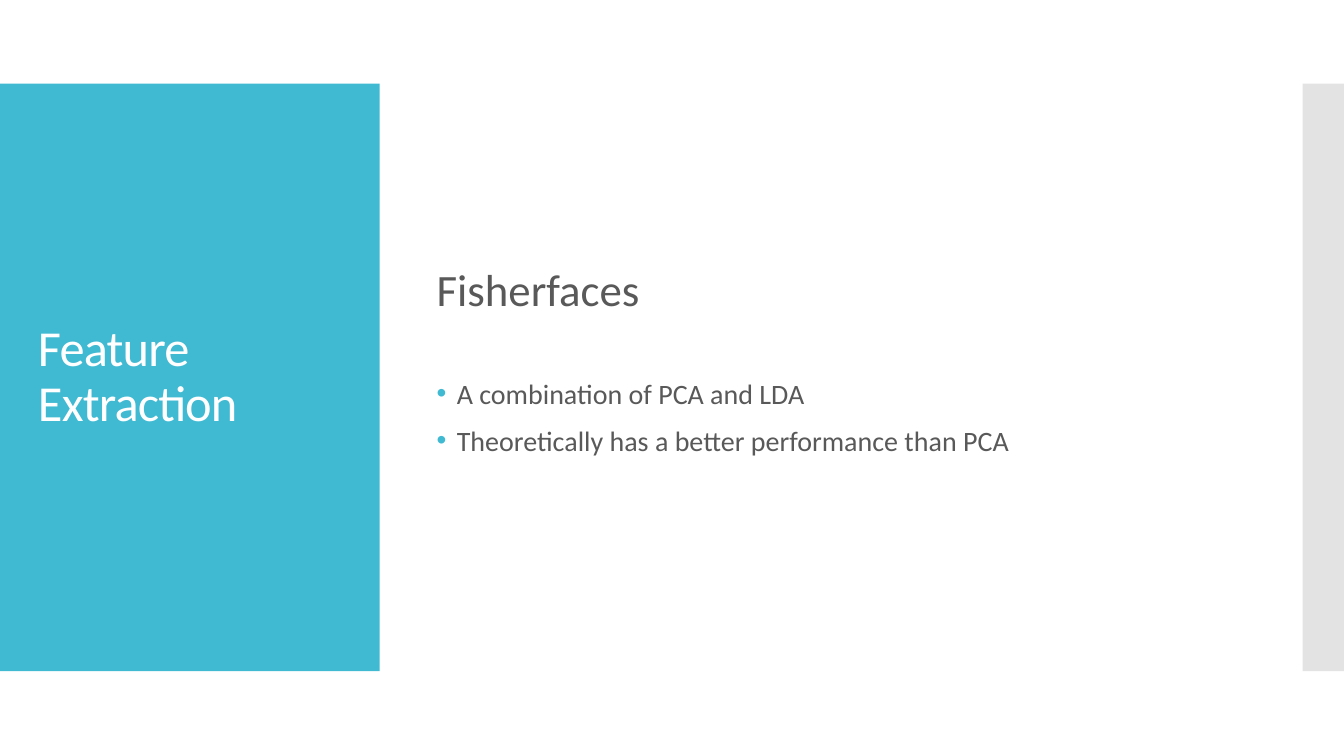
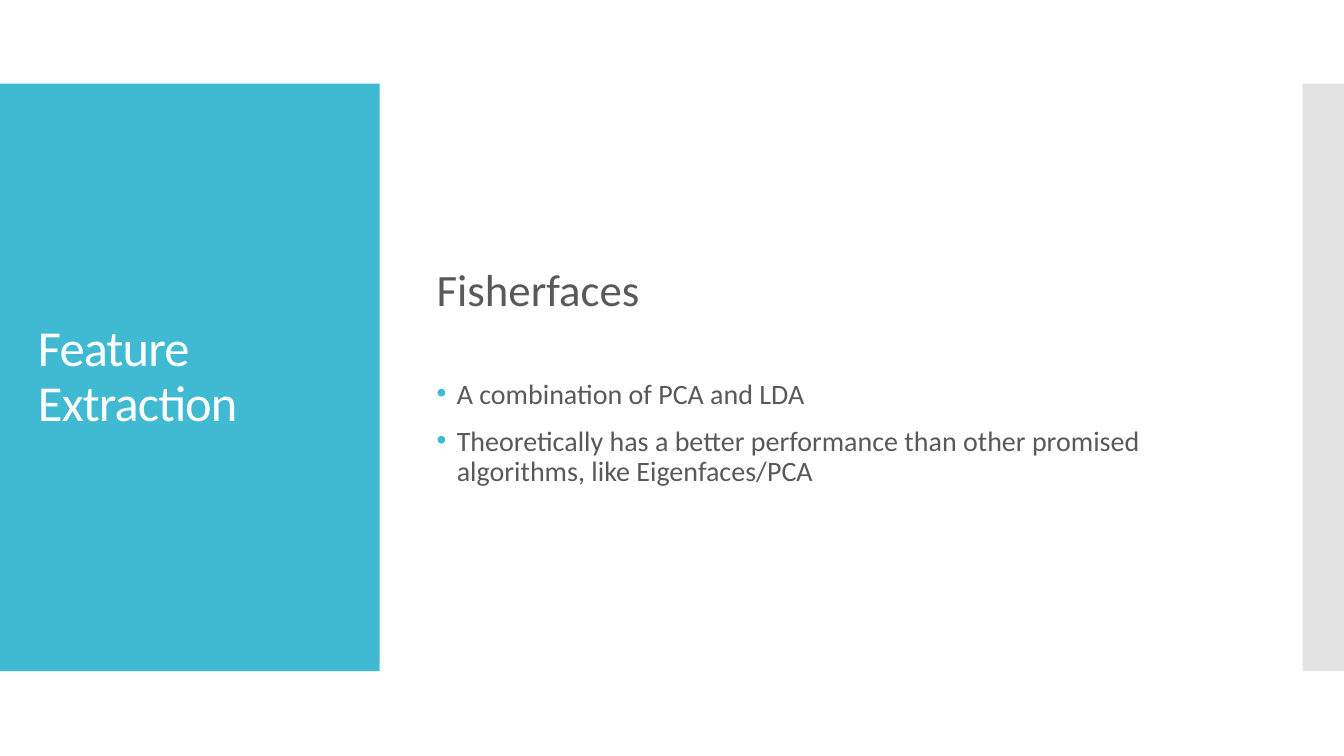
Before and after one commit to KeweiQ/CSC420-Face-Recognition-and-Emotion-Analysis, a slide deck: slide 7 of 420_presentation_slides.pptx. Drawn at 1344x756 pixels with LibreOffice and Linux fonts; fonts in the diff are those of the drawing. Boxes give left, top, right and bottom in pixels: in the first picture for what was removed or moved away, otherwise in the second. Text is boxed around its words. In the diff, an @@ line names an element or a change of style, - is before the commit and + after.

```diff
--- a/420_presentation_slides.pptx
+++ b/420_presentation_slides.pptx
@@ text at (457, 431, 1139, 486): text changed @@
-• Theoretically has a better performance than PCA
+• Theoretically has a better performance than other promised algorithms, like Eigenfaces/PCA
```
Also in this commit, not shown: 2 other slides changed, 4 slides added, 1 other file.
